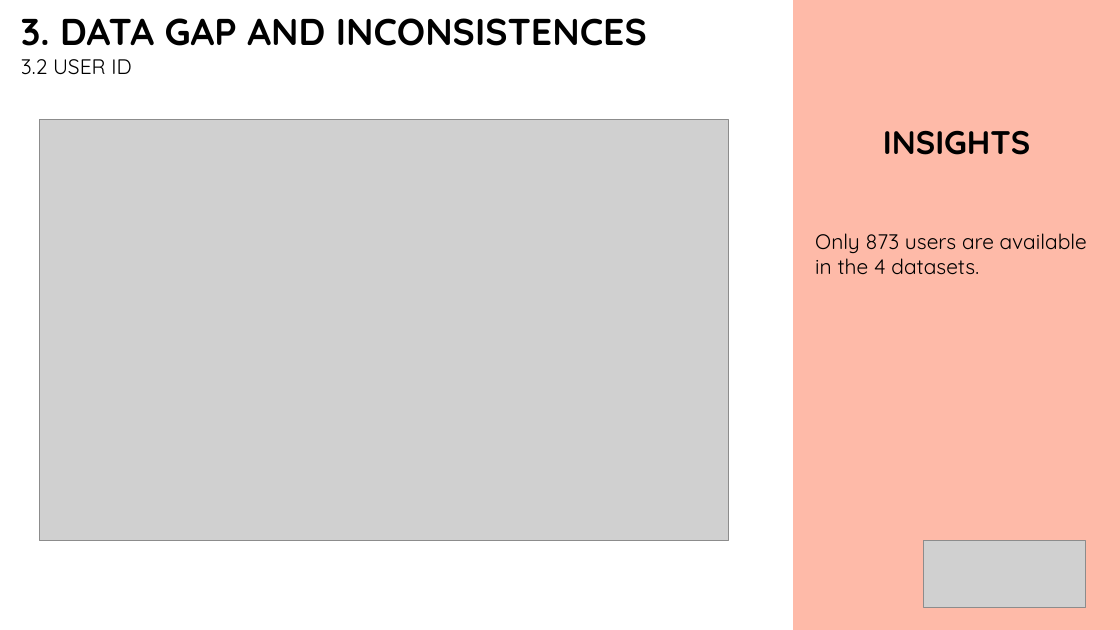
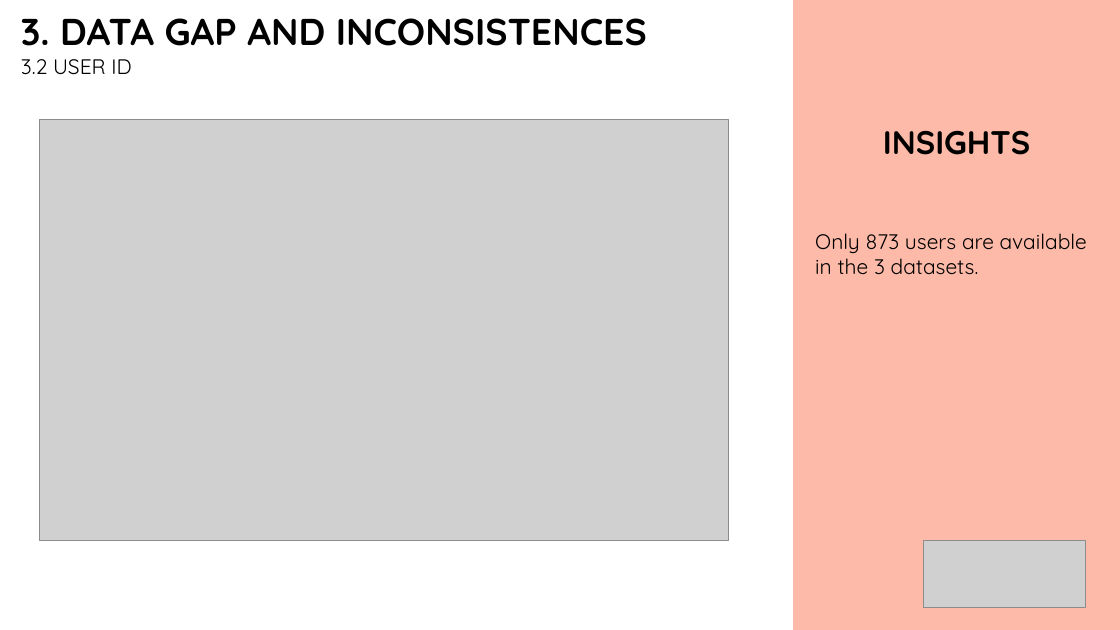
Before and after one commit to bbucalonserra/sales-membership-analysis, a slide deck: slide 11 of presentation.pptx. Drawn at 1120x630 pixels with LibreOffice and Linux fonts; fonts in the diff are those of the drawing; grey boxes stand for pictures. Boxes give left, top, right and bottom in pixels: in the first picture for what was removed or moved away, otherwise in the second. Text is boxed around its words. In the diff, an @@ line names an element or a change of style, - is before the commit and + after.

```diff
--- a/presentation.pptx
+++ b/presentation.pptx
@@ text at <box>815,233,1087,275</box>: text changed @@
-Only 873 users are available in the 4 datasets.
+Only 873 users are available in the 3 datasets.
```
Also in this commit, not shown: 11 other slides changed, 1 slide added, 2 slides removed.
